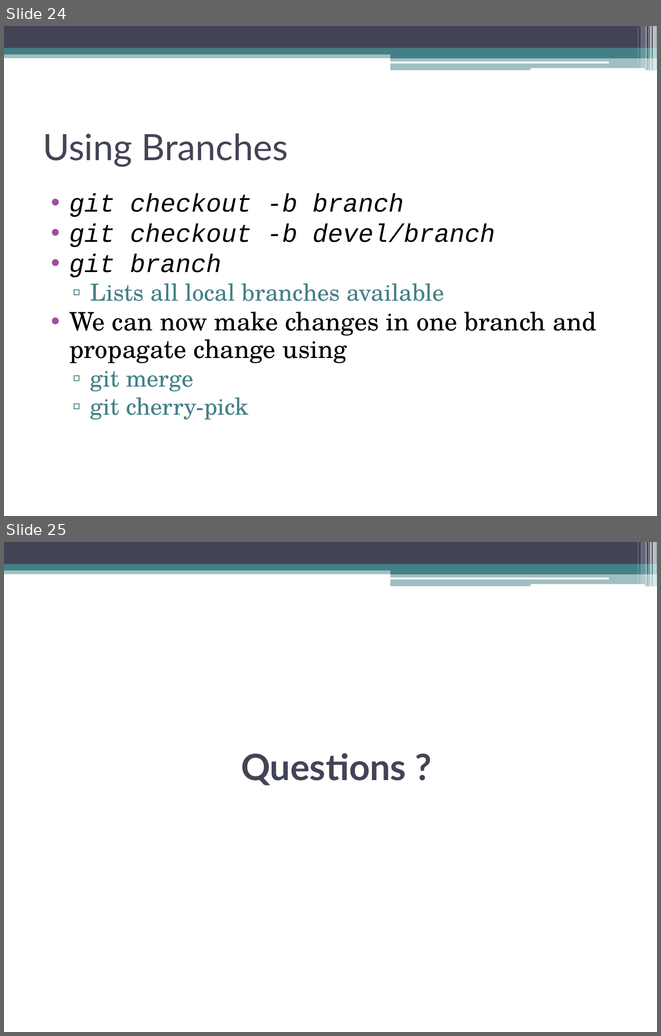
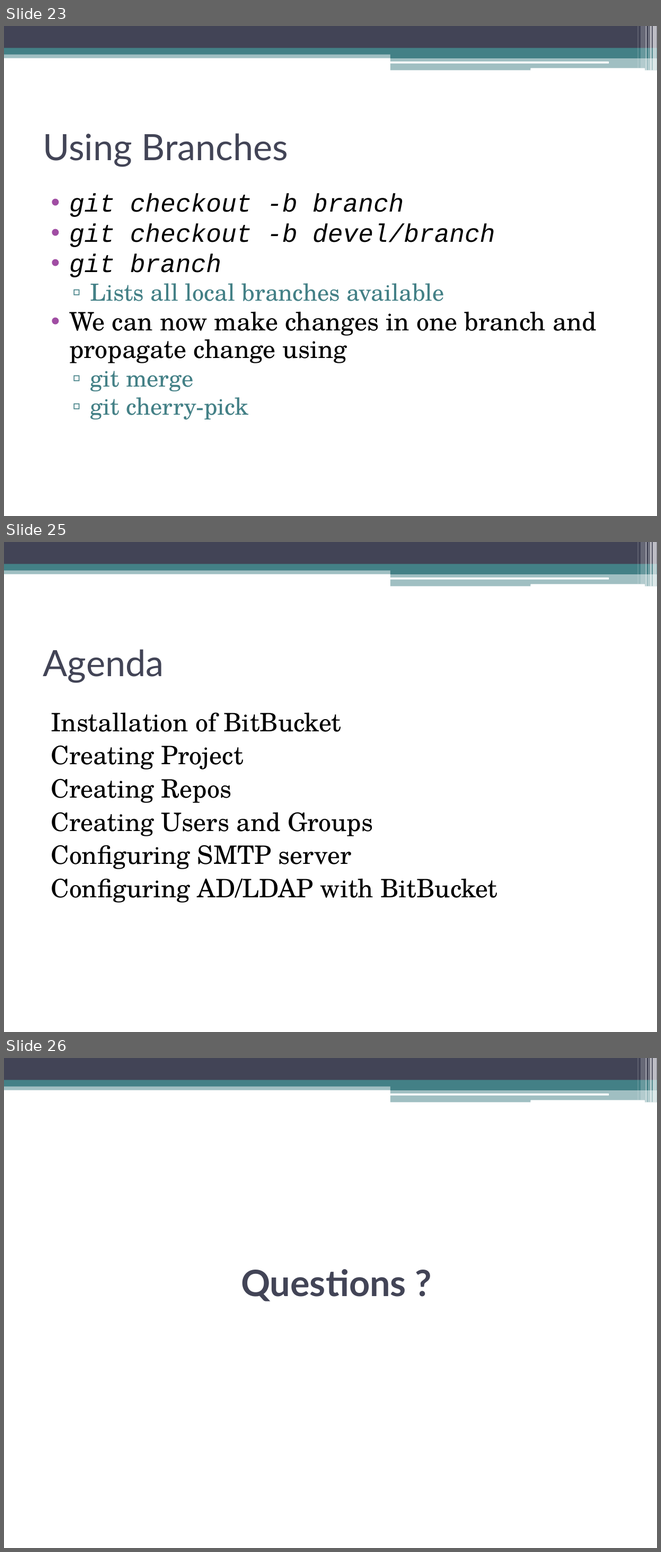
Before and after one commit to venkateshmadala/DevOpsTraining, a slide deck: BitBucket.pptx. Shown one above the other, each under a label of ours: slides 24 and 25 before the commit, slides 23, 25 and 26 after it; the slides between them are not shown. The pictures are 661x1036 and 661x1552 pixels, drawn with LibreOffice and Linux fonts; fonts in the diff are those of the drawing. Boxes give left, top, right and bottom in pixels: in the first picture for what was removed or moved away, otherwise in the second. Text is boxed around its words. In the diff, an @@ line names an element or a change of style, - is before the commit and + after.

```diff
--- a/BitBucket.pptx
+++ b/BitBucket.pptx
@@ slide 25 added at (4,542,657,1032), background #FFFFFF; not listed: 13 template elements that a slide beside it also shows @@
@@ title added at (43,649,164,683), 40 pt, text #424456 @@
+Agenda
@@ text added at (51,712,497,902), 28 pt, text #000000 @@
+Installation of BitBucket
+Creating Project
+Creating Repos
+Creating Users and Groups
+Configuring SMTP server
+Configuring AD/LDAP with BitBucket
@@ what was slide 24 is now slide 23 @@
@@ what was slide 25 is now slide 26 @@
```
Also in this commit, not shown: 1 slide changed, 1 other slide added, 1 slide removed, 5 other files.
